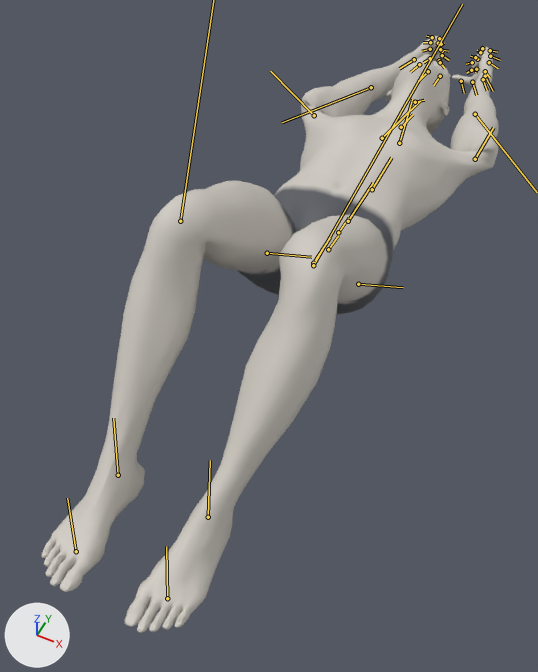
What one commit did to the glTF model exports/crunch-hands-overhead.glb.
Both versions are drawn from a 50 mm camera at (0.463, -1.143, 1.234) aimed at (-0.033, -0.151, -0.006). The axes (+X, +Y, +Z) are drawn at lower left. The lights are the same throughout. The picture after the commit comes second. Both versions are drawn at frame 0 of the action 'crunch-hands-overhead'; the numbers are the values there. The bones that change, and the others that lie on the model, are drawn over the model as lines.
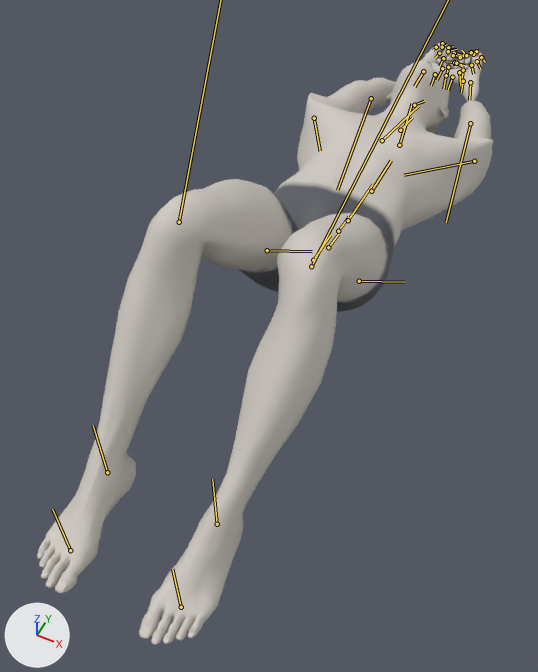
What differs and where, as boxes [x1, y1, x2, y2] in the pictures (538 x 672 px):
'Mesh_0', posed: before [42, 36, 499, 633]; after [37, 42, 494, 645]
bone 'pelvis', root to tip: before (313, 263) to (330, 237); after (313, 260) to (330, 235)
bone 'spine_01', root to tip: before (328, 249) to (338, 235); after (328, 247) to (338, 234)
bone 'upperarm_l', root to tip: before (475, 159) to (493, 127); after (474, 161) to (404, 175)
bone 'hand_l', root to tip: before (485, 76) to (493, 91); after (470, 82) to (469, 100)
bone 'lowerarm_twist_l', root to tip: before (475, 114) to (537, 192); after (470, 123) to (446, 222)
bone 'upperarm_r', root to tip: before (314, 115) to (270, 71); after (314, 118) to (320, 151)
bone 'hand_r', root to tip: before (414, 59) to (399, 68); after (423, 71) to (414, 86)
bone 'lowerarm_twist_r', root to tip: before (371, 87) to (282, 122); after (371, 98) to (337, 190)
bone 'neck_01', root to tip: before (401, 127) to (413, 114); after (400, 130) to (412, 117)
bone 'thigh_l', root to tip: before (358, 284) to (403, 287); after (359, 281) to (404, 282)
bone 'foot_l', root to tip: before (208, 517) to (210, 460); after (217, 524) to (212, 479)
bone 'thigh_r', root to tip: before (267, 253) to (311, 257); after (267, 250) to (312, 251)
bone 'foot_r', root to tip: before (118, 475) to (113, 418); after (107, 472) to (93, 425)

What the commit changed:
Bone 'pelvis' (bone_pelvis) moves from (-0.01, -0.879, 0.0) to (-0.01, -0.87, 0.0).
Bone 'pelvis' (bone_pelvis) turns from (0, 0, 89) to (0, 0, 90) degrees about its own x, y and z.
Bone 'spine_01' (bone_spine_01) turns from (0, 0, 4) to (0, 0, 5) degrees about its own x, y and z.
Bone 'upperarm_l' (bone_upperarm_l) turns from (97, 98, -30) to (145, 13, 15) degrees about its own x, y and z.
Bone 'hand_l' (bone_hand_l) turns from (63, -8, -44) to (-24, 128, 106) degrees about its own x, y and z.
Bone 'lowerarm_twist_l' (bone_lowerarm_twist_l) turns from (55, -13, -43) to (-14, 114, 103) degrees about its own x, y and z.
Bone 'upperarm_r' (bone_upperarm_r) turns from (-97, -98, -30) to (-145, -13, 15) degrees about its own x, y and z.
Bone 'hand_r' (bone_hand_r) turns from (-63, 8, -44) to (24, -128, 106) degrees about its own x, y and z.
Bone 'lowerarm_twist_r' (bone_lowerarm_twist_r) turns from (-55, 13, -43) to (14, -114, 103) degrees about its own x, y and z.
Bone 'neck_01' (bone_neck_01) turns from (0, 0, 16) to (0, 0, 14) degrees about its own x, y and z.
Bone 'thigh_l' (bone_thigh_l) turns from (-3, 1, 43) to (-3, 1, 40) degrees about its own x, y and z.
Bone 'calf_l' (bone_calf_l) turns from (-9, 5, -85) to (-7, 5, -84) degrees about its own x, y and z.
Bone 'foot_l' (bone_foot_l) turns from (10, 3, -37) to (7, 3, -46) degrees about its own x, y and z.
Bone 'thigh_r' (bone_thigh_r) turns from (3, -1, 43) to (3, -1, 40) degrees about its own x, y and z.
Bone 'calf_r' (bone_calf_r) turns from (9, -5, -85) to (7, -5, -84) degrees about its own x, y and z.
Bone 'foot_r' (bone_foot_r) turns from (-10, -3, -37) to (-7, -3, -46) degrees about its own x, y and z.
